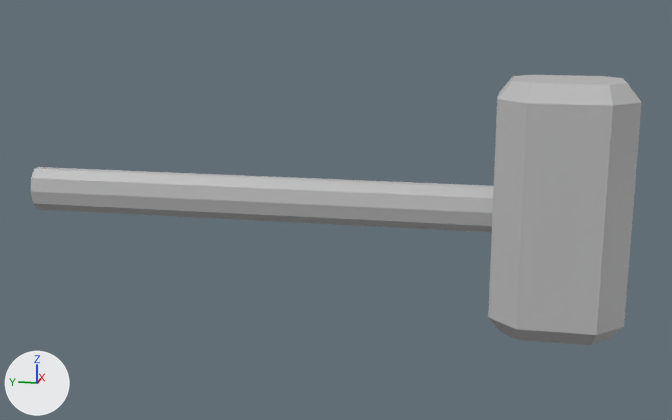
A saved change to the FBX model FYP/Assets/Models/Building1FBX/Hammer.fbx.
One viewpoint serves both versions: a 50 mm lens placed at (-0.572, -0.138, 0.152), pointed at (0.001, -0.023, 0.008). The axes (+X, +Y, +Z) are drawn at lower left. The lights are the same throughout. Where no turn or scale is listed for an object, it has been applied to the vertices.

Before the edit, the objects in view are built like this:
```python
me_mesh = bpy.data.meshes.new('Mesh')
me_mesh.from_pydata(...)  # 53 vertices, 45 faces; spans x -0.034..0.034, y -0.205..0.184, z -0.062..0.095
me_mesh.materials.append(mat_lambert1)  # grey #bcbcbc
ob_hammer = bpy.data.objects.new('Hammer', me_mesh)
ob_hammer.location = (0.0, 0.0, 0.0)
```
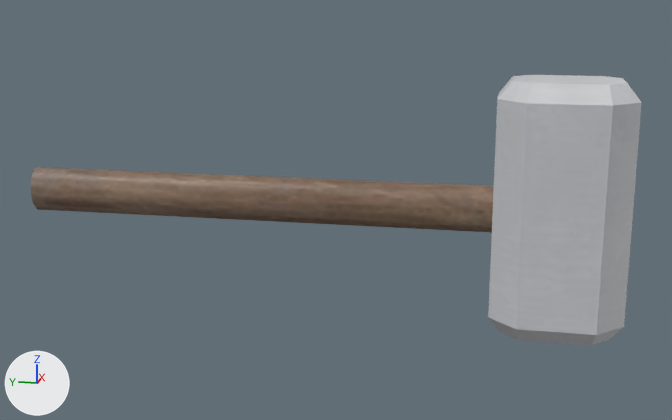
Scene script edits in JSON lines:
```json
{"op": "add", "block": "img_hammer_d_tga", "code": ["img_hammer_d_tga = load_image('Hammer_D.tga', '../../Texture/Environment/Hammer_D.tga', 256, 256, 'sRGB')"]}
{"op": "add", "block": "mat_hammer2", "code": ["mat_hammer2 = principled_material('Hammer2')", "mat_hammer2.texture = img_hammer_d_tga"]}
{"block": "me_mesh", "where": "me_mesh.from_pydata(...)  # 53 vertices, 45 faces; spans x -0.034..0.034, y -0.205..0.184, z -0.062..0.095"}
{"op": "remove", "block": "me_mesh", "code": "me_mesh.materials.append(mat_lambert1)  # grey #bcbcbc"}
{"op": "add", "block": "me_mesh", "code": "me_mesh.materials.append(mat_hammer2)  # picture img_hammer_d_tga"}
```

Changed parts and their boxes [x1, y1, x2, y2] in the pictures (672 x 420 px):
```json
{"object": "Hammer", "change": "recoloured", "before": [31, 75, 642, 345], "after": [31, 75, 642, 345]}
```
